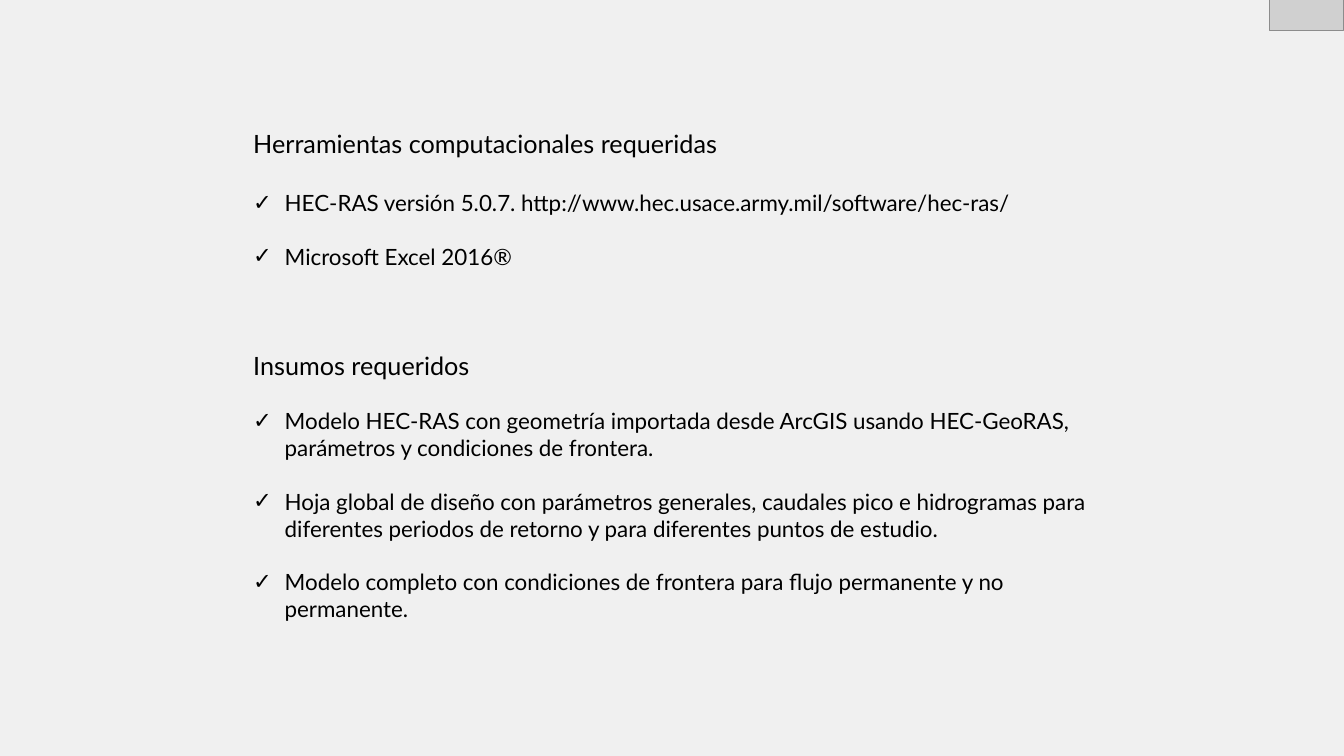
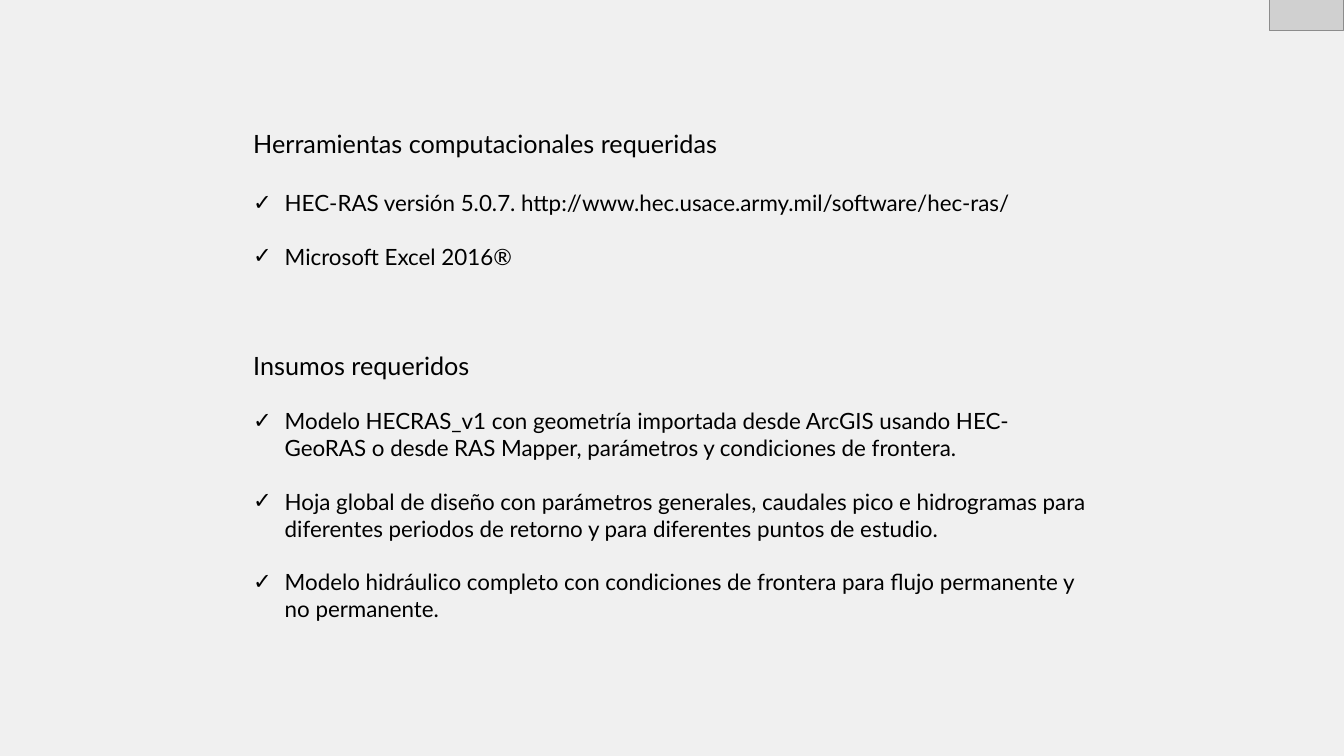
Before and after one commit to rcfdtools/R.HCMC, a slide deck: slide 3 of activity/M03A04/M03A04.pptx. Drawn at 1344x756 pixels with LibreOffice and Linux fonts; fonts in the diff are those of the drawing; grey boxes stand for pictures. Boxes give left, top, right and bottom in pixels: in the first picture for what was removed or moved away, otherwise in the second. Text is boxed around its words. In the diff, an @@ line names an element or a change of style, - is before the commit and + after.

```diff
--- a/activity/M03A04/M03A04.pptx
+++ b/activity/M03A04/M03A04.pptx
@@ text at [285, 412, 1009, 460]: text changed @@
-✓ Modelo HEC-RAS con geometría importada desde ArcGIS usando HEC-GeoRAS, parámetros y condiciones de frontera.
+✓ Modelo HECRAS_v1 con geometría importada desde ArcGIS usando HEC-GeoRAS o desde RAS Mapper, parámetros y condiciones de frontera.
@@ text at [285, 573, 1075, 621]: text changed @@
-✓ Modelo completo con condiciones de frontera para flujo permanente y no permanente.
+✓ Modelo hidráulico completo con condiciones de frontera para flujo permanente y no permanente.
```
Also in this commit, not shown: 6 other slides changed, 2 other files.
